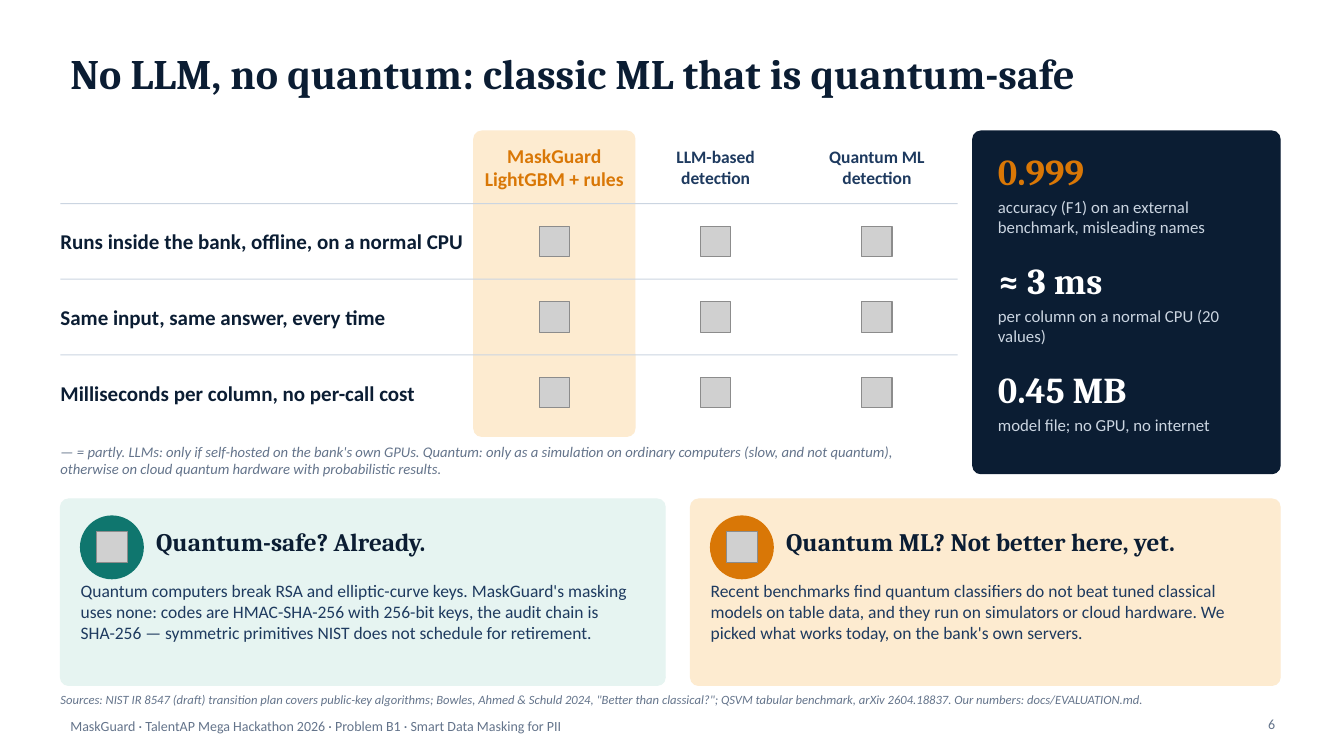
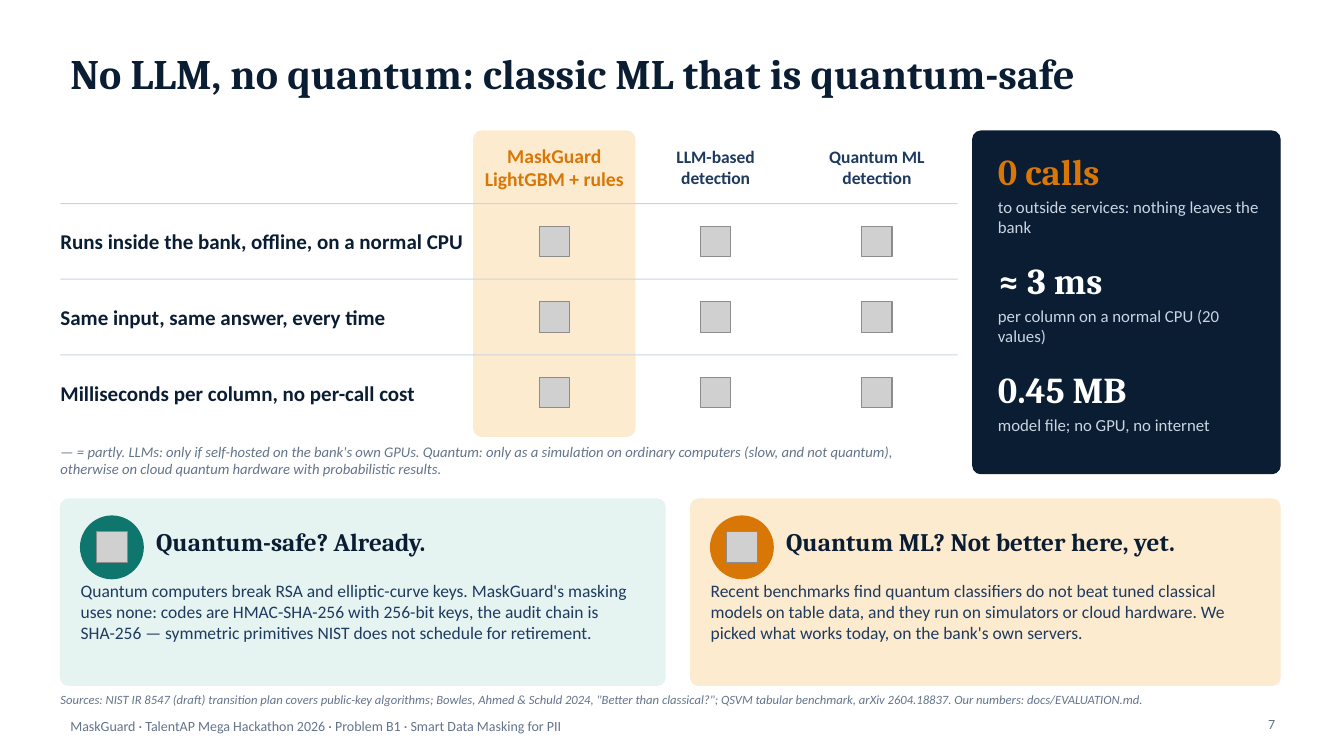
Before and after one commit to hotaro6754/mask, a slide deck: slide 7 of docs/MaskGuard_Final_Deck.pptx (slide 6 before the commit). Drawn at 1344x756 pixels with LibreOffice and Linux fonts; fonts in the diff are those of the drawing; grey boxes stand for pictures. Boxes give left, top, right and bottom in pixels: in the first picture for what was removed or moved away, otherwise in the second. Text is boxed around its words. In the diff, an @@ line names an element or a change of style, - is before the commit and + after.

```diff
--- a/docs/MaskGuard_Final_Deck.pptx
+++ b/docs/MaskGuard_Final_Deck.pptx
@@ text at box(998, 159, 1099, 186): text changed @@
-0.999
+0 calls
@@ text at box(998, 201, 1259, 233): text changed @@
-accuracy (F1) on an external benchmark, misleading names
+to outside services: nothing leaves the bank
@@ page number at box(1268, 720, 1275, 729): text changed @@
-6
+7
```
Also in this commit, not shown: 1 other slide changed, 1 slide added, 3 other files.
